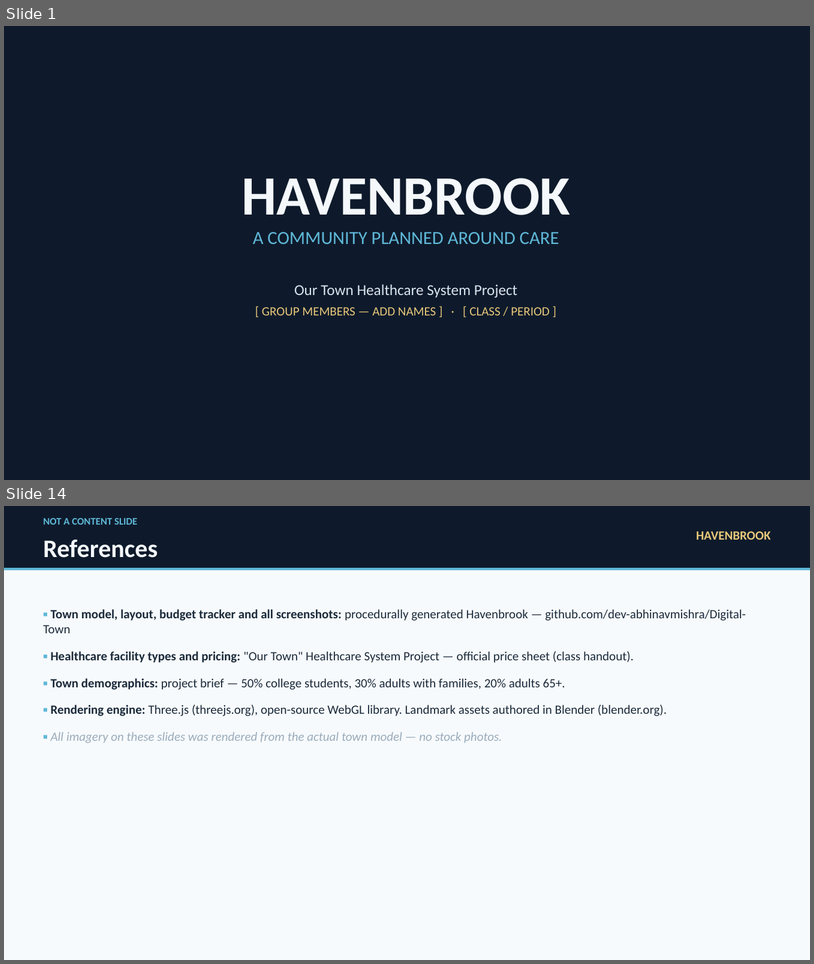
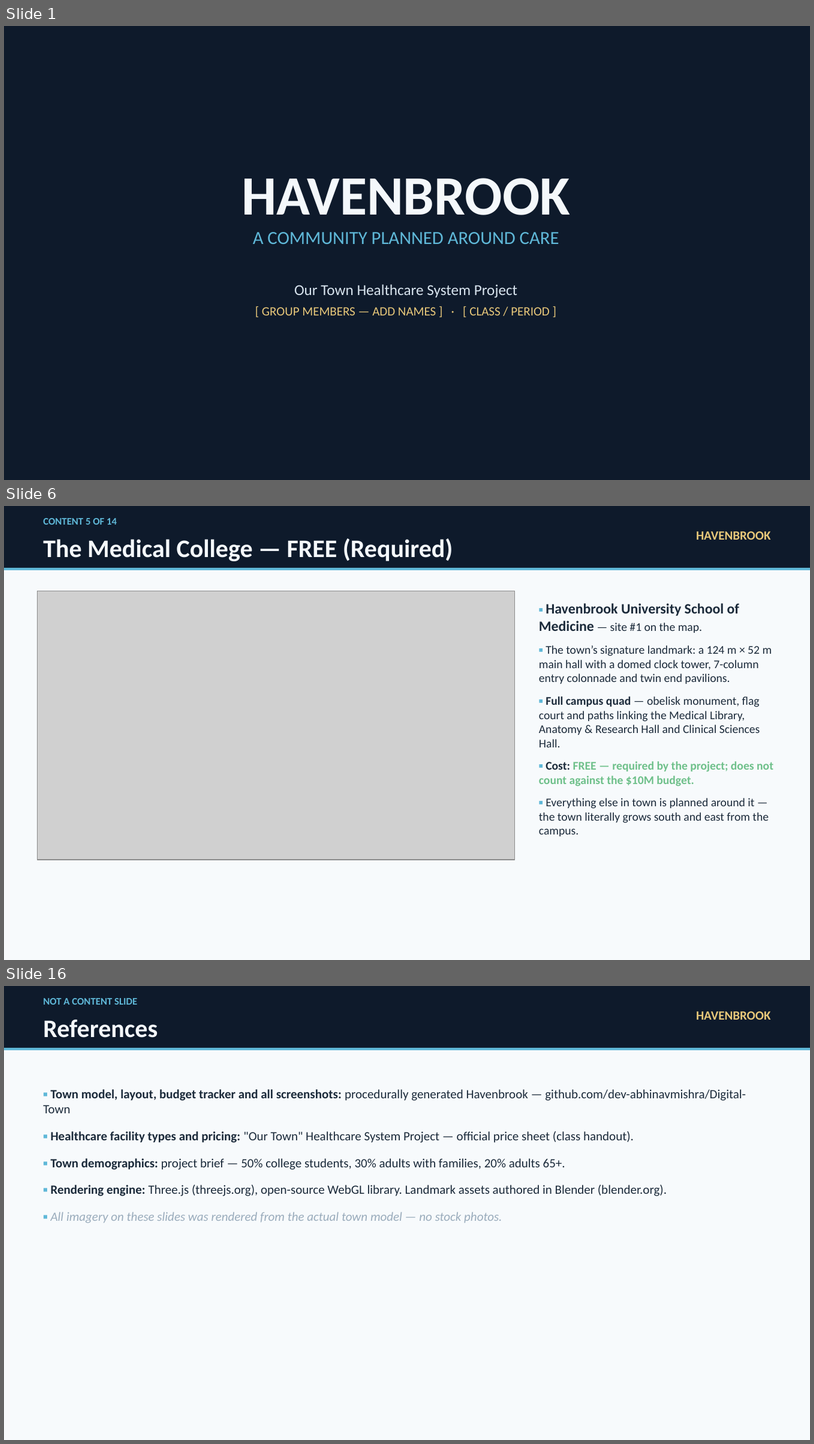
Before and after one commit to dev-abhinavmishra/Digital-Town, a slide deck: Havenbrook_Our_Town_Healthcare_Project.pptx. Shown one above the other, each under a label of ours: slides 1 and 14 before the commit, slides 1, 6 and 16 after it; the slides between them are not shown. The pictures are 814x964 and 814x1444 pixels, drawn with LibreOffice and Linux fonts; fonts in the diff are those of the drawing; grey boxes stand for pictures; background and template pictures are left out; a plain dark background stands for a picture behind light text. Boxes give left, top, right and bottom in pixels: in the first picture for what was removed or moved away, otherwise in the second. Text is boxed around its words. In the diff, an @@ line names an element or a change of style, - is before the commit and + after.

```diff
--- a/Havenbrook_Our_Town_Healthcare_Project.pptx
+++ b/Havenbrook_Our_Town_Healthcare_Project.pptx
@@ slide 6 added at (4, 506, 810, 960), background #FFFFFF @@
@@ rectangle added at (4, 506, 810, 960), fill #F7FAFC @@
@@ rectangle added at (4, 506, 810, 568), fill #0E1A2B @@
@@ text added at (43, 518, 117, 525), 12 pt, text #5FB8D8, bold @@
+CONTENT 5 OF 14
@@ text added at (43, 538, 453, 561), 30 pt, text #F4F8FB, bold @@
+The Medical College — FREE (Required)
@@ text added at (696, 531, 771, 540), 15 pt, text #E8C87A, bold @@
+HAVENBROOK
@@ rectangle added at (4, 568, 810, 570), fill #5FB8D8 @@
@@ picture added at (37, 591, 515, 859) @@
@@ text added at (539, 603, 774, 836), 14 pt, text #1B2A3A @@
+▪ Havenbrook University School of Medicine — site #1 on the map.
+▪ The town’s signature landmark: a 124 m × 52 m main hall with a domed clock tower, 7-column entry colonnade and twin end pavilions.
+▪ Full campus quad — obelisk monument, flag court and paths linking the Medical Library, Anatomy & Research Hall and Clinical Sciences Hall.
+▪ Cost: FREE — required by the project; does not count against the $10M budget.
+▪ Everything else in town is planned around it — the town literally grows south and east from the campus.
@@ what was slide 14 is now slide 16 @@
```
Also in this commit, not shown: 12 slides changed, 1 other slide added, 7 other files.
